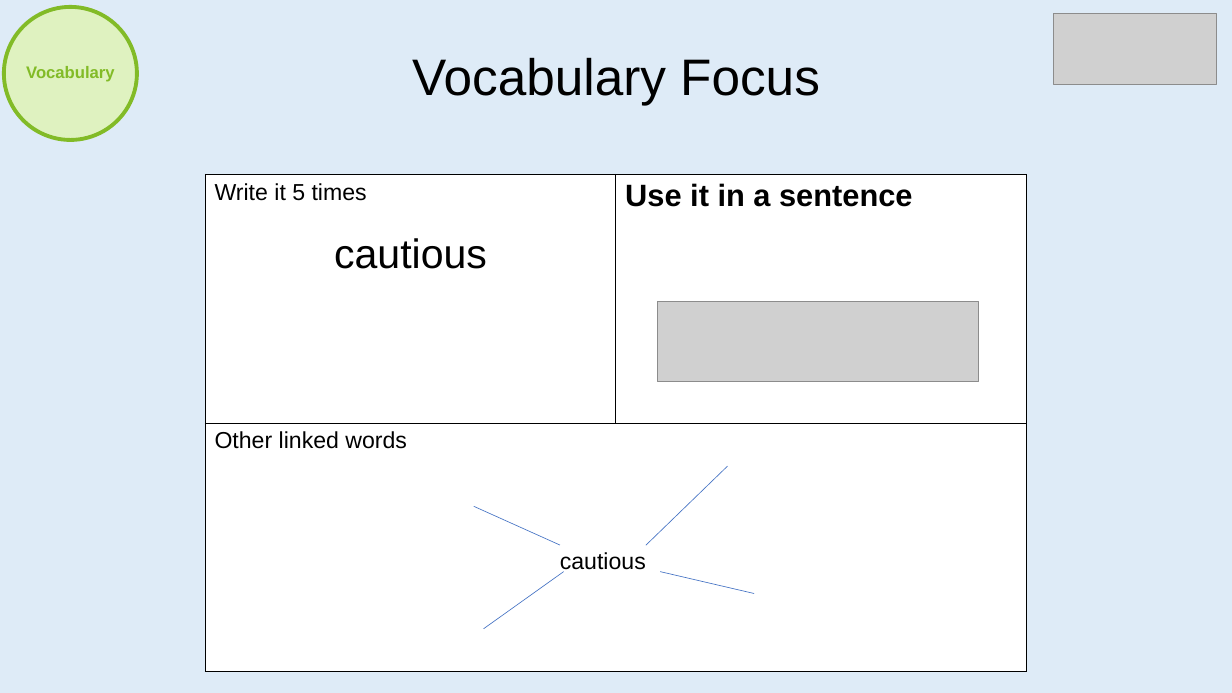
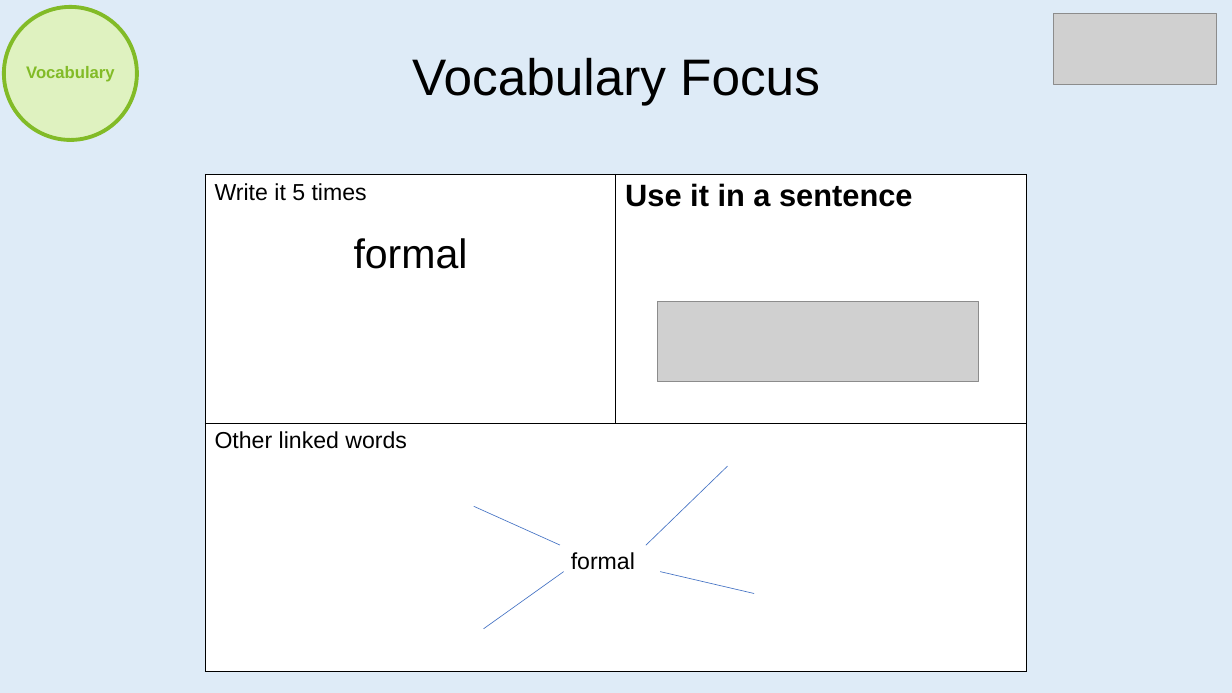
Before and after one commit to imcl75/claude_files, a slide deck: slide 19 of Reading/BeingAReader_Template.pptx. Drawn at 1232x693 pixels with LibreOffice and Linux fonts; fonts in the diff are those of the drawing; grey boxes stand for pictures. Boxes give left, top, right and bottom in pixels: in the first picture for what was removed or moved away, otherwise in the second. Text is boxed around its words. In the diff, an @@ line names an element or a change of style, - is before the commit and + after.

Commit message:
T6W3 Being a Reader — cat behaviour explanation text (Tue/Thu/Fri)

```diff
--- a/Reading/BeingAReader_Template.pptx
+++ b/Reading/BeingAReader_Template.pptx
@@ table at (205, 175, 1026, 672) @@
-row 1, column 1: Write it 5 times / cautious
+row 1, column 1: Write it 5 times / formal
@@ text at (571, 552, 635, 570): text changed @@
-cautious
+formal
```
Also in this commit, not shown: 13 other slides changed.
